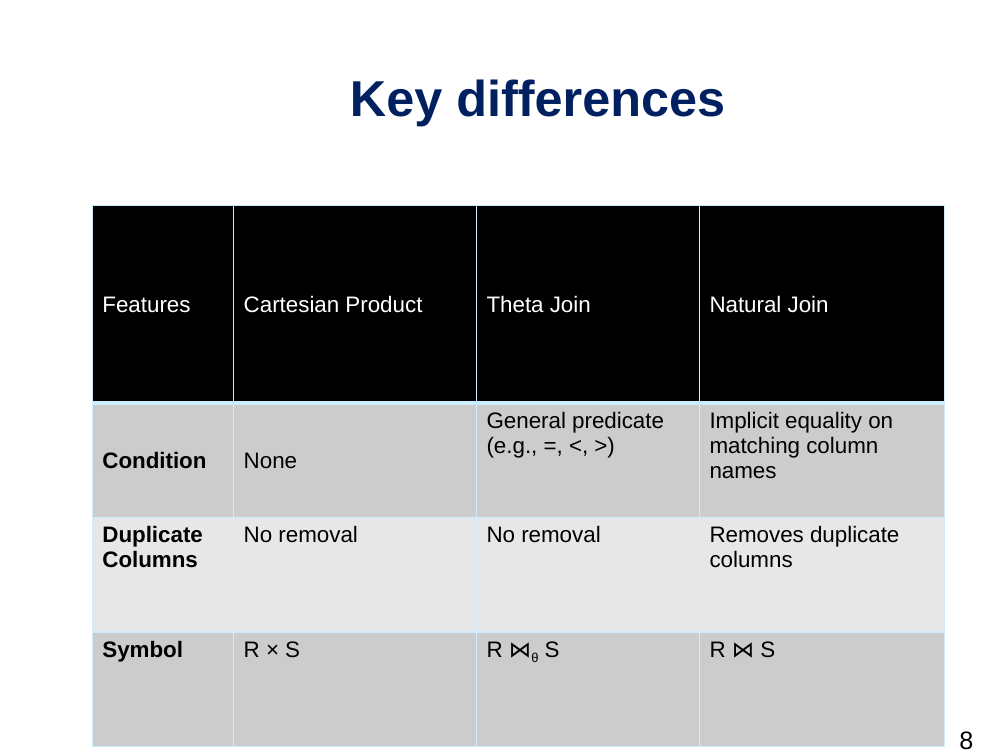
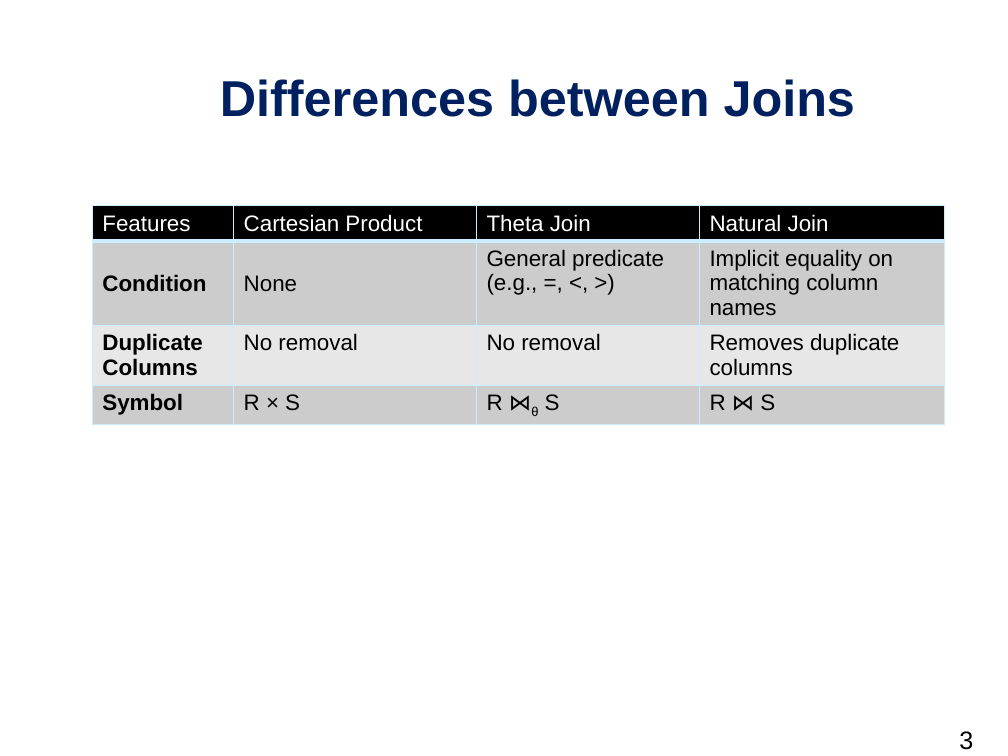
Before and after one commit to daichou03/DBS-slide-tut-25, a slide deck: slide 3 of week_1/week_1.pptx (slide 8 before the commit). Drawn at 1008x756 pixels with LibreOffice and Linux fonts; fonts in the diff are those of the drawing; background and template pictures are left out. Boxes give left, top, right and bottom in pixels: in the first picture for what was removed or moved away, otherwise in the second. Text is boxed around its words. In the diff, an @@ line names an element or a change of style, - is before the commit and + after.

```diff
--- a/week_1/week_1.pptx
+++ b/week_1/week_1.pptx
@@ title at [220,79,855,117]: text changed @@
-Key differences
+Differences between Joins
@@ table: place and size @@
-table at [93,206,944,746]
+table at [93,206,944,458]
@@ page number at [959,731,973,750]: text changed @@
-8
+3
```
Also in this commit, not shown: 5 other slides changed, 5 slides removed.
